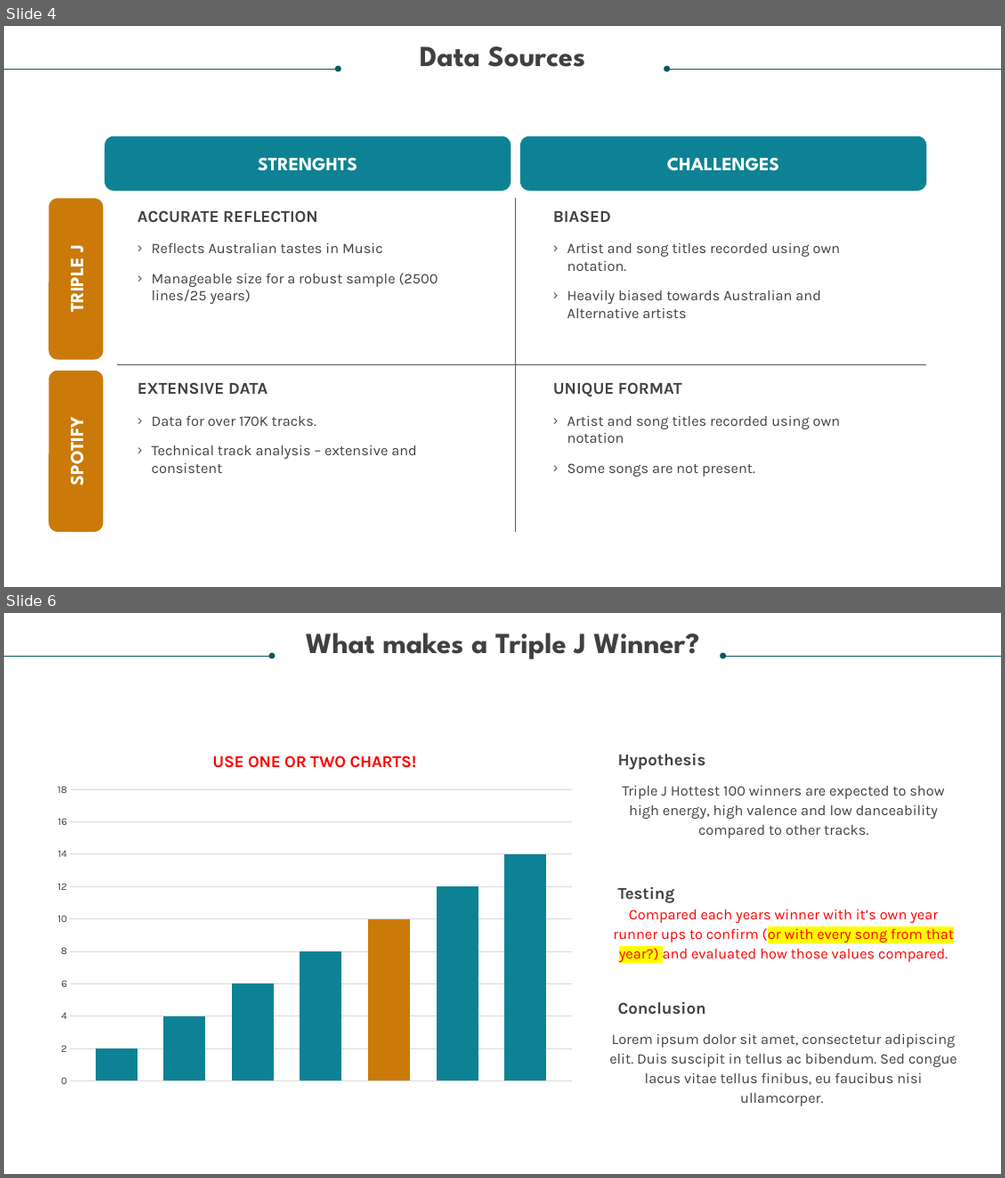
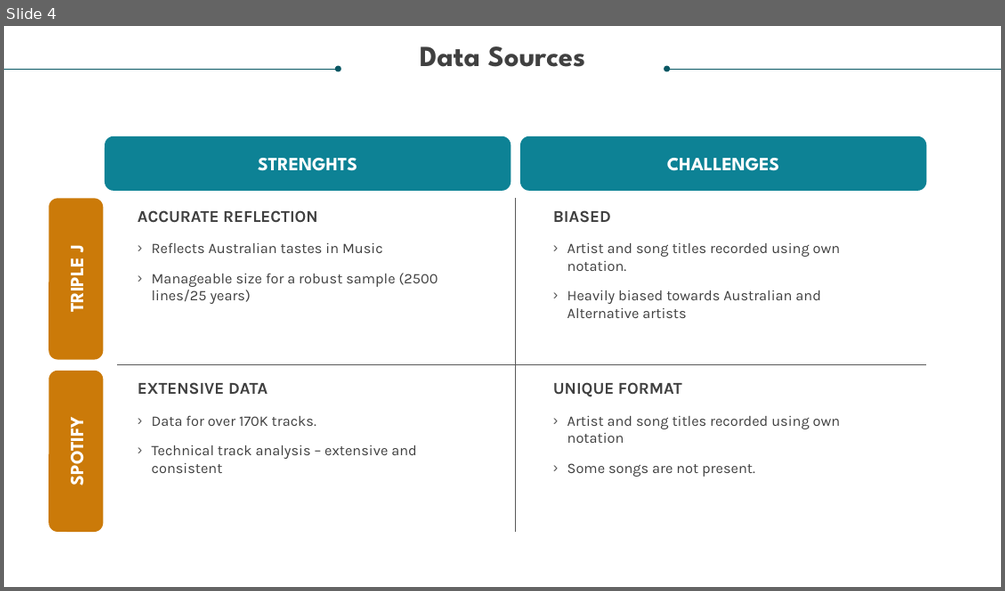
Before and after one commit to relaernu/project_1, a slide deck: Dancing Through The Decades - Final Draft.pptx. Shown one above the other, each under a label of ours: slides 4 and 6 before the commit, slide 4 after it; the slides between them are not shown. The pictures are 1005x1178 and 1005x591 pixels, drawn with LibreOffice and Linux fonts; fonts in the diff are those of the drawing. Boxes give left, top, right and bottom in pixels: in the first picture for what was removed or moved away, otherwise in the second. Text is boxed around its words. In the diff, an @@ line names an element or a change of style, - is before the commit and + after.

```diff
--- a/Dancing Through The Decades - Final Draft.pptx
+++ b/Dancing Through The Decades - Final Draft.pptx
@@ slide 6 removed at <box>4,613,1001,1174</box>, background #FFFFFF @@
@@ text removed at <box>306,633,699,659</box> @@
-What makes a Triple J Winner?
@@ arrow removed from (4, 656) to (272, 656) @@
@@ arrow removed from (1001, 656) to (722, 656) @@
@@ column chart removed at <box>47,737,582,1094</box> @@
-title "USE ONE OR TWO CHARTS! "
-categories: 1
-Series 1: 2
-Series 2: 4
-Series 3: 6
-Series 4: 8
-Series 5: 10
-Series 6: 12
-Series 7: 14
@@ text removed at <box>618,754,706,770</box> @@
-Hypothesis
@@ text removed at <box>622,786,944,838</box> @@
-Triple J Hottest 100 winners are expected to show high energy, high valence and low danceability compared to other tracks.
@@ text removed at <box>618,887,675,903</box> @@
-Testing
@@ text removed at <box>613,908,954,962</box> @@
-Compared each years winner with it’s own year runner ups to confirm (or with every song from that year?) and evaluated how those values compared.
@@ text removed at <box>618,1002,706,1014</box> @@
-Conclusion
@@ text removed at <box>609,1034,957,1085</box> @@
-Lorem ipsum dolor sit amet, consectetur adipiscing elit. Duis suscipit in tellus ac bibendum. Sed congue lacus vitae tellus finibus, eu faucibus nisi ullamcorper.
```
Also in this commit, not shown: 5 slides changed, 2 slides added, 8 other slides removed.
